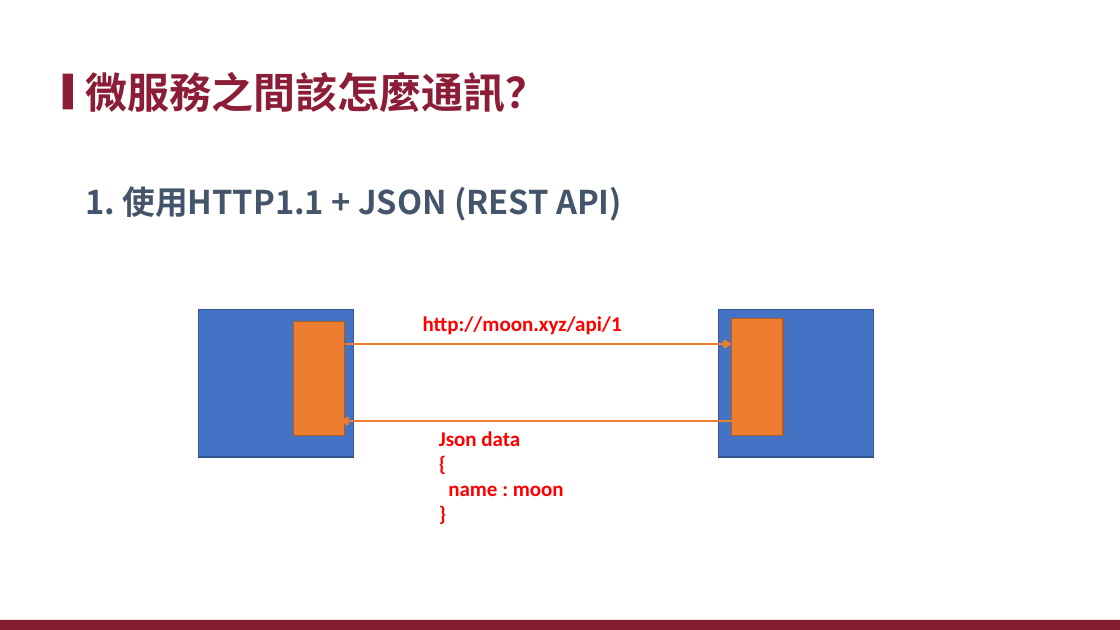
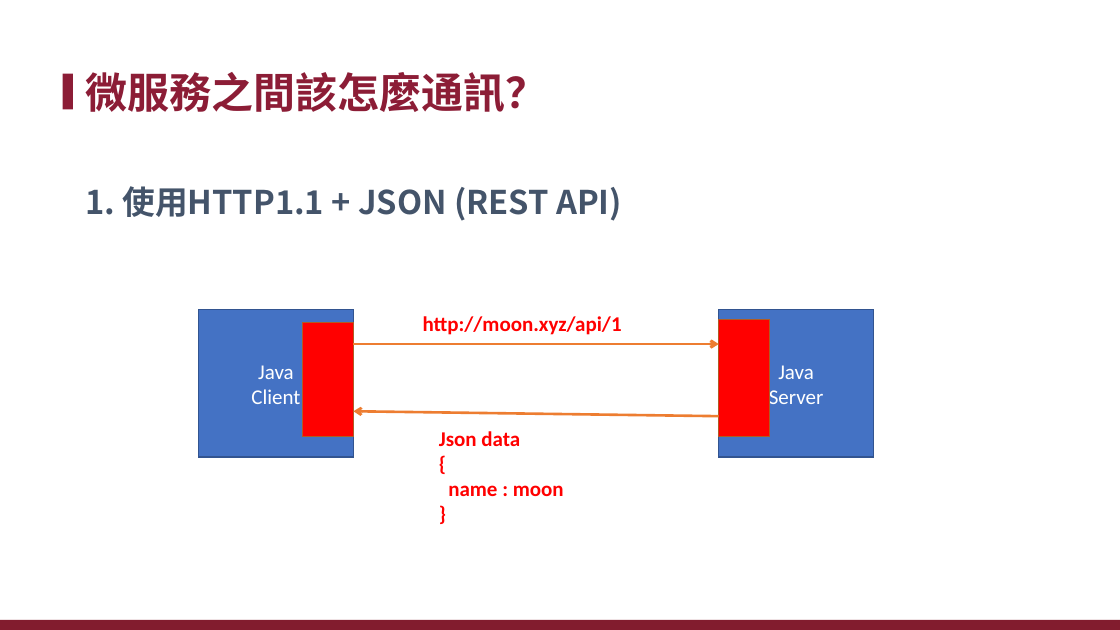
Before and after one commit to xiauchen/5__gRPC, a slide deck: slide 4 of 空白PPT.pptx. Drawn at 1120x630 pixels with LibreOffice and Linux fonts; fonts in the diff are those of the drawing; background and template pictures are left out. Boxes give left, top, right and bottom in pixels: in the first picture for what was removed or moved away, otherwise in the second. Text is boxed around its words. In the diff, an @@ line names an element or a change of style, - is before the commit and + after.

```diff
--- a/空白PPT.pptx
+++ b/空白PPT.pptx
@@ rectangle moved from (x1=293, y1=322, x2=344, y2=435) to (x1=302, y1=323, x2=354, y2=436) @@
@@ rectangle at (x1=302, y1=323, x2=354, y2=436): fill #ED7D31 to #FF0000 @@
@@ rectangle at (x1=719, y1=320, x2=770, y2=437): fill #ED7D31 to #FF0000 @@
@@ rectangle moved from (x1=732, y1=318, x2=783, y2=435) to (x1=719, y1=320, x2=770, y2=437) @@
@@ arrow moved from (344, 344) - (732, 344) to (354, 344) - (719, 344) @@
@@ text in rectangle at (x1=251, y1=365, x2=300, y2=404): text added @@
+Java
+Client
@@ text in rectangle at (x1=769, y1=365, x2=824, y2=410): text added @@
+Java
+Server
@@ arrow moved from (732, 421) - (340, 421) to (719, 416) - (354, 412) @@
```
Also in this commit, not shown: 23 other slides changed, 19 slides added, 4 slides removed, 17 other files.
